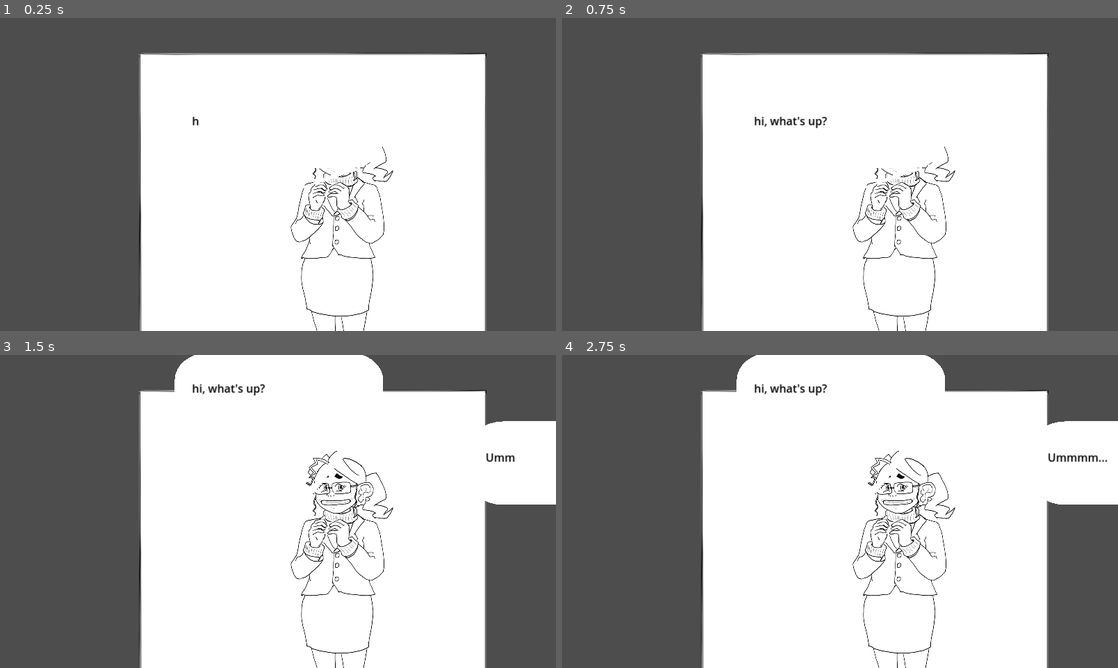
Above: before the commit, frames 1-4 (two rows, left to right).
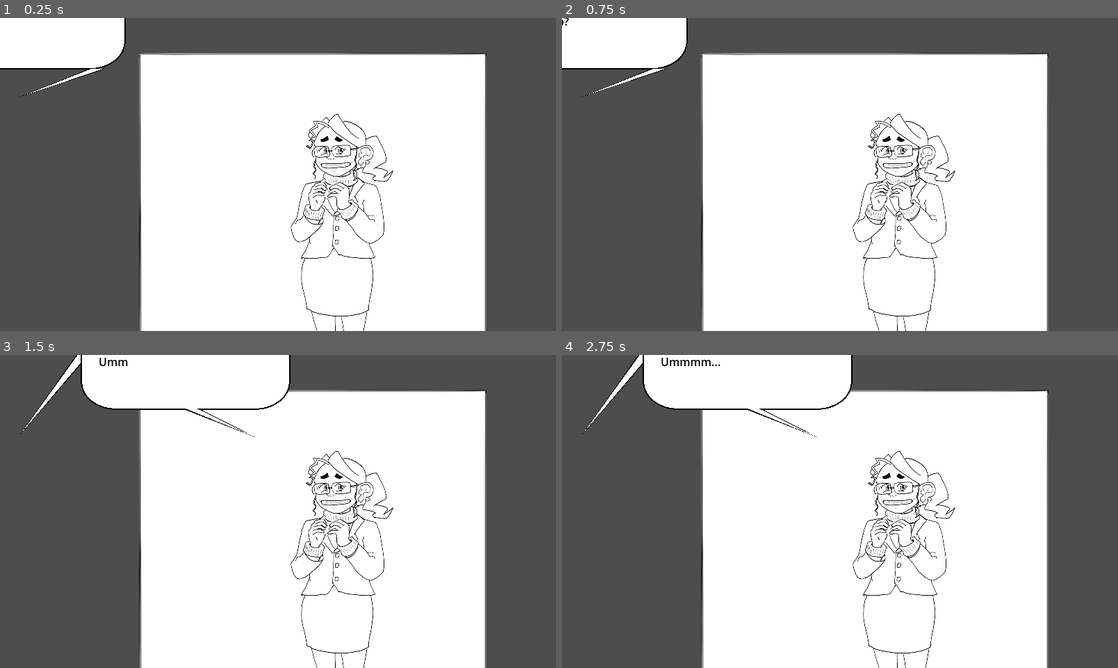
Above: after the commit, the same moments.

Repository: jonoxia/yukigame
Game: Godot game, scene res://UI/MainMenu.tscn
The game is run twice, just before and just after one commit, with the same random seed, the same clock (stepped at 60 frames per second) and the same inputs.
Inputs (mouse positions are in pixels of both pictures, inside the frame that each line leads up to):
- Up to frame 1 (0.25 s): no input
- Up to frame 2 (0.75 s): tap Enter (ui_accept) at 0.5 s; move the mouse to (962, 158) at 0.52 s; hold Right (ui_right) from 0.53 s (still down); click (962, 158) at 0.67 s
- Up to frame 3 (1.5 s): tap Enter (ui_accept) at 0.77 s; release Right (ui_right) at 1.25 s; drag from (166, 527) to (250, 574) at 1.27 s
- Up to frame 4 (2.75 s): move the mouse to (895, 442) at 2.02 s; hold Right (ui_right) from 2.03 s (still down)

The runs differ from the first frame. In frame 1, 4.2% of the frame differs, in the area x 0-69%, y 0-55%; in frame 2, 4.4%; in frame 3, 8.5%, in the area x 3-100%, y 0-48%; in frame 4, 8.5%.

Commit message:
Outline speech balloons. Panels slide right, because we read this right-to-left, obviously

Diff:
--- a/UI/Conversation.gd
+++ b/UI/Conversation.gd
@@ -99,14 +99,16 @@
 	self.start_exchange(exchange[0], exchange[1])
 
 
-
 func start_exchange(dialog, next_state):
 
 	# Slide former panels left
 	for panel in self.panel_history:
 		var tween = self.create_tween()
-		var final_pos = Vector2(panel.position.x - 400, panel.position.y)
-		tween.tween_property(panel, "position", final_pos, 2)
+		var final_pos = Vector2(panel.position.x + 400, panel.position.y)
+		tween.tween_property(panel, "position", final_pos, 1)
+		# wait I should make all of the above tweeners simultaneous.
+		# Or... i don't move panels I just move the camera?
+		await tween.finished
 
 	self.current_panel = PanelScene.instantiate()
 	self.current_panel.position = Vector2(200, 50)
@@ -117,7 +119,6 @@
 	self.current_panel.connect("exchange_ended", self._on_end_exchange)
 	# TODO will it cause any problem that multiple old panels could still be connected?
 
-	#exchange_index = 0 # move to panel
 	hide_buttons()
 	self.text_resource = dialog # Needed anymore???
 	self.next_state = next_state
--- a/UI/MainMenu.tscn
+++ b/UI/MainMenu.tscn
@@ -27,14 +27,14 @@
 [node name="CurrentPage" type="Node2D" parent="CanvasLayer/Conversation"]
 
 [node name="HBoxContainer" type="VBoxContainer" parent="CanvasLayer/Conversation"]
-layout_mode = 0
+layout_mode = 1
+anchors_preset = -1
 anchor_top = 0.0872396
-anchor_right = 0.0314788
-anchor_bottom = 0.0872396
-offset_left = 316.0
-offset_top = 487.51
-offset_right = 1339.74
-offset_bottom = 747.51
+anchor_right = 18.631
+anchor_bottom = 8.087
+offset_top = 423.51
+offset_right = -321.24
+offset_bottom = 336.52
 
 [node name="ConvoModeLabel" type="Label" parent="CanvasLayer/Conversation/HBoxContainer"]
 layout_mode = 2
--- a/UI/Panl.tscn
+++ b/UI/Panl.tscn
@@ -13,10 +13,10 @@
 script = ExtResource("1_soep2")
 
 [node name="Position2DB" type="Marker2D" parent="."]
-position = Vector2(923.771, 255.466)
+position = Vector2(367, 118)
 
 [node name="Position2DA" type="Marker2D" parent="."]
-position = Vector2(401.36, 256.223)
+position = Vector2(30, 113)
 
 [node name="Yuki" type="Sprite2D" parent="."]
 position = Vector2(292, 287)
--- a/UI/SpeechBalloon.gd
+++ b/UI/SpeechBalloon.gd
@@ -9,6 +9,7 @@
 var ellipse_a = 50
 var ellipse_b = 40
 var text_tween = null
+var polygon_points = []
 
 var style = "normal"
 
@@ -92,6 +93,8 @@
 	#for subarray in poly_coordinates:
 	#	poly_data.append(Vector2(subarray[0], subarray[1]))
 	self.set_polygon(poly_data)
+	poly_data.append(poly_data[0]) # Repeat last point to close it up
+	self.polygon_points = poly_data
 
 func calc_thought_cloud_polygon(y_offset):
 	var poly_data = PackedVector2Array()
@@ -124,8 +127,12 @@
 
 	$RichText.set_position(Vector2(left_corneroid_x, center.y - inner_height/2)) #tip.x - 100, tip.y - 160))
 	self.set_polygon(poly_data)
+	poly_data.append(poly_data[0])
+	self.polygon_points = poly_data
 	# TODO: Add separate polygons for the bubble trail
 
+func _draw():
+	draw_polyline(self.polygon_points, Color.BLACK, 2)
 
 func draw_speech_balloon(tip_pos, text, tail_is_left):
 	var richtext
@@ -150,11 +157,6 @@
 	text_tween.tween_property(richtext, "visible_ratio", 1, 2)
 	text_tween.tween_callback(self._on_Text_tween_completed)
 	self.text_tween = text_tween
-	#$TextTween.interpolate_property(
-	#	richtext, "visible_ratio", 0, 1, 2,
-	#	Tween.TRANS_LINEAR, Tween.EASE_IN_OUT
-	#)
-	#$TextTween.start()
 
 func float_upward():
 	# TODO what do we do if this gets called again while
